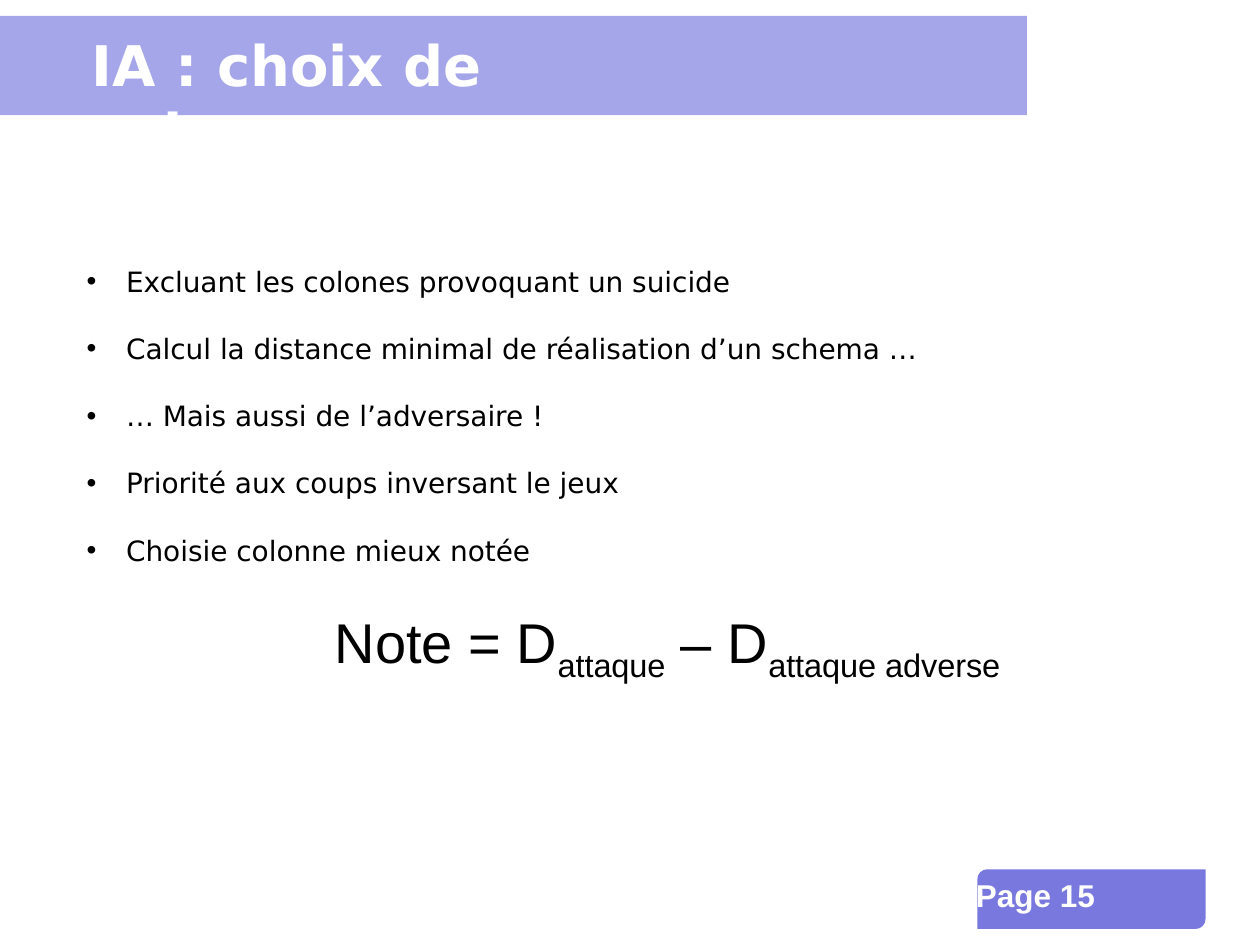
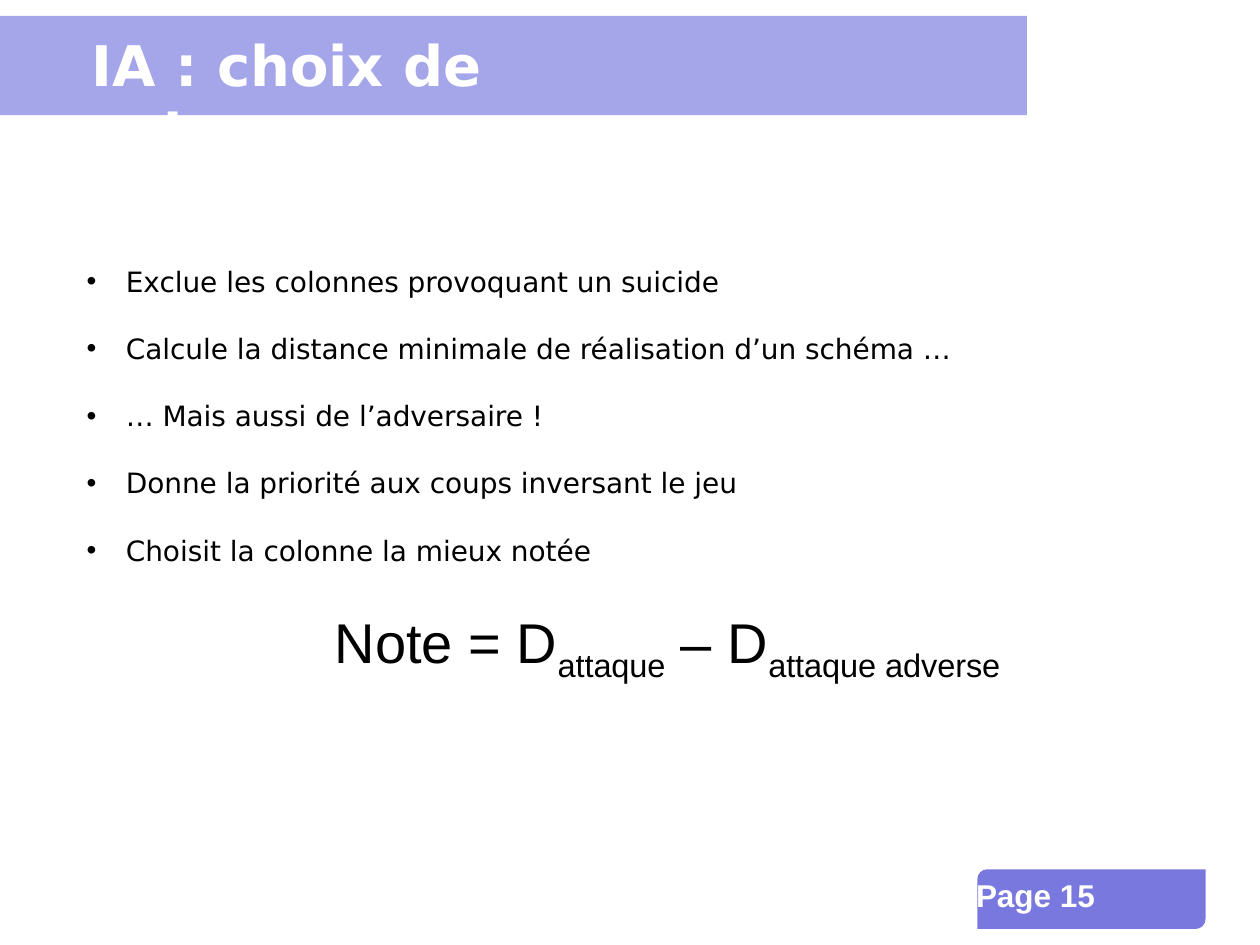
Before and after one commit to INSA-4IF-H4404-2013-2014/Connect-Four, a slide deck: slide 15 of presentation.ppt. Drawn at 1260x945 pixels with LibreOffice and Linux fonts; fonts in the diff are those of the drawing; background and template pictures are left out. Boxes give left, top, right and bottom in pixels: in the first picture for what was removed or moved away, otherwise in the second. Text is boxed around its words. In the diff, an @@ line names an element or a change of style, - is before the commit and + after.

```diff
--- a/presentation.ppt
+++ b/presentation.ppt
@@ text at box(126, 270, 914, 360): text changed @@
-• Excluant les colones provoquant un suicide
-• Calcul la distance minimal de réalisation d’un schema …
+• Exclue les colonnes provoquant un suicide
+• Calcule la distance minimale de réalisation d’un schéma …
@@ text at box(126, 471, 737, 562): text changed @@
-• Priorité aux coups inversant le jeux
-• Choisie colonne mieux notée
+• Donne la priorité aux coups inversant le jeu
+• Choisit la colonne la mieux notée
```
Also in this commit, not shown: 10 other slides changed, 1 other file.
